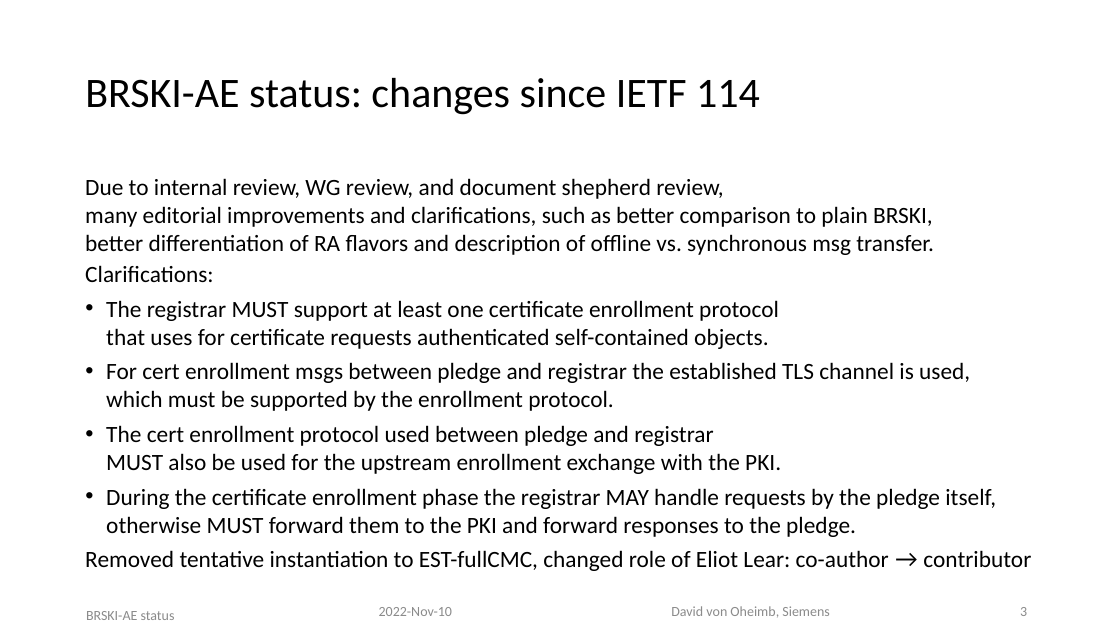
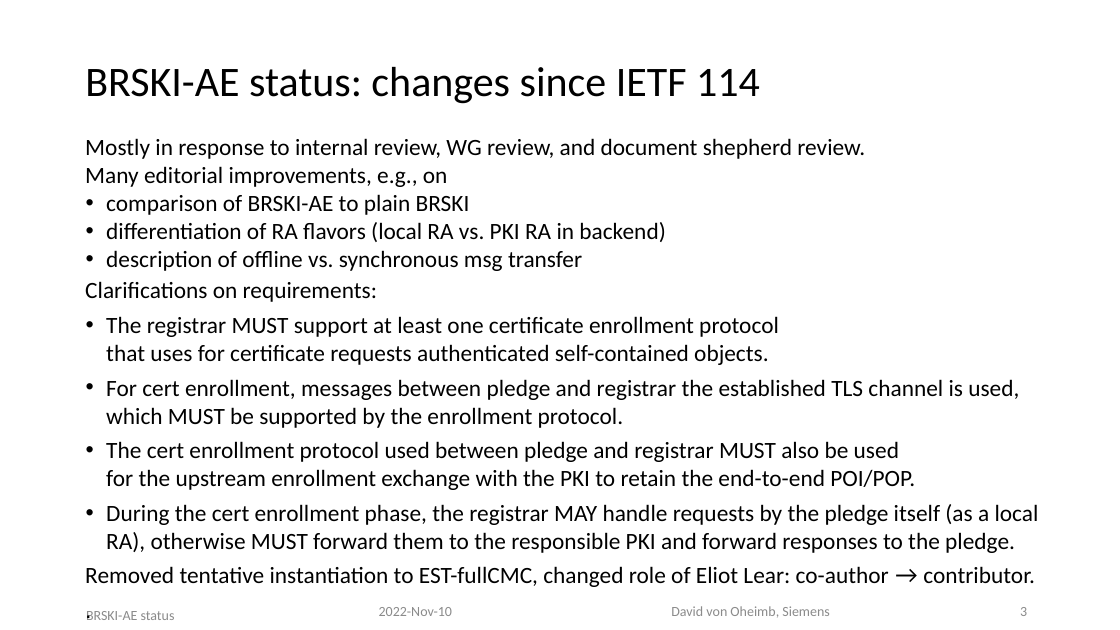
Before and after one commit to anima-wg/anima-brski-ae, a slide deck: slide 3 of presentations/slides-115-BRSKI-AE.pptx. Drawn at 1120x630 pixels with LibreOffice and Linux fonts; fonts in the diff are those of the drawing. Boxes give left, top, right and bottom in pixels: in the first picture for what was removed or moved away, otherwise in the second. Text is boxed around its words. In the diff, an @@ line names an element or a change of style, - is before the commit and + after.

Commit message:
improve slide 3 of slides-115-BRSKI-AE.pptx

```diff
--- a/presentations/slides-115-BRSKI-AE.pptx
+++ b/presentations/slides-115-BRSKI-AE.pptx
@@ text "BRSKI-AE status: changes since IETF ..." moved from (x1=85, y1=78, x2=760, y2=115) to (x1=85, y1=67, x2=760, y2=104) @@
@@ text "Mostly in response to internal ..." moved from (x1=85, y1=178, x2=1031, y2=571) to (x1=85, y1=138, x2=1039, y2=553) @@
@@ text at (x1=85, y1=138, x2=865, y2=302): text changed @@
-Due to internal review, WG review, and document shepherd review,
-many editorial improvements and clarifications, such as better comparison to plain BRSKI,
-better differentiation of RA flavors and description of offline vs. synchronous msg transfer.
-Clarifications:
+Mostly in response to internal review, WG review, and document shepherd review.
+Many editorial improvements, e.g., on
+• comparison of BRSKI-AE to plain BRSKI
+• differentiation of RA flavors (local RA vs. PKI RA in backend)
+• description of offline vs. synchronous msg transfer
+Clarifications on requirements:
@@ text at (x1=106, y1=379, x2=1039, y2=553): text changed @@
-• For cert enrollment msgs between pledge and registrar the established TLS channel is used,
-  which must be supported by the enrollment protocol.
-• The cert enrollment protocol used between pledge and registrar
-  MUST also be used for the upstream enrollment exchange with the PKI.
-• During the certificate enrollment phase the registrar MAY handle requests by the pledge itself, otherwise MUST forward them to the PKI and forward responses to the pledge.
-Removed tentative instantiation to EST-fullCMC, changed role of Eliot Lear: co-author → contributor
+• For cert enrollment, messages between pledge and registrar the established TLS channel is used,
+  which MUST be supported by the enrollment protocol.
+• The cert enrollment protocol used between pledge and registrar MUST also be used
+  for the upstream enrollment exchange with the PKI to retain the end-to-end POI/POP.
+• During the cert enrollment phase, the registrar MAY handle requests by the pledge itself (as a local RA), otherwise MUST forward them to the responsible PKI and forward responses to the pledge.
+Removed tentative instantiation to EST-fullCMC, changed role of Eliot Lear: co-author → contributor.
+.
```
Also in this commit, not shown: 1 other slide changed.
